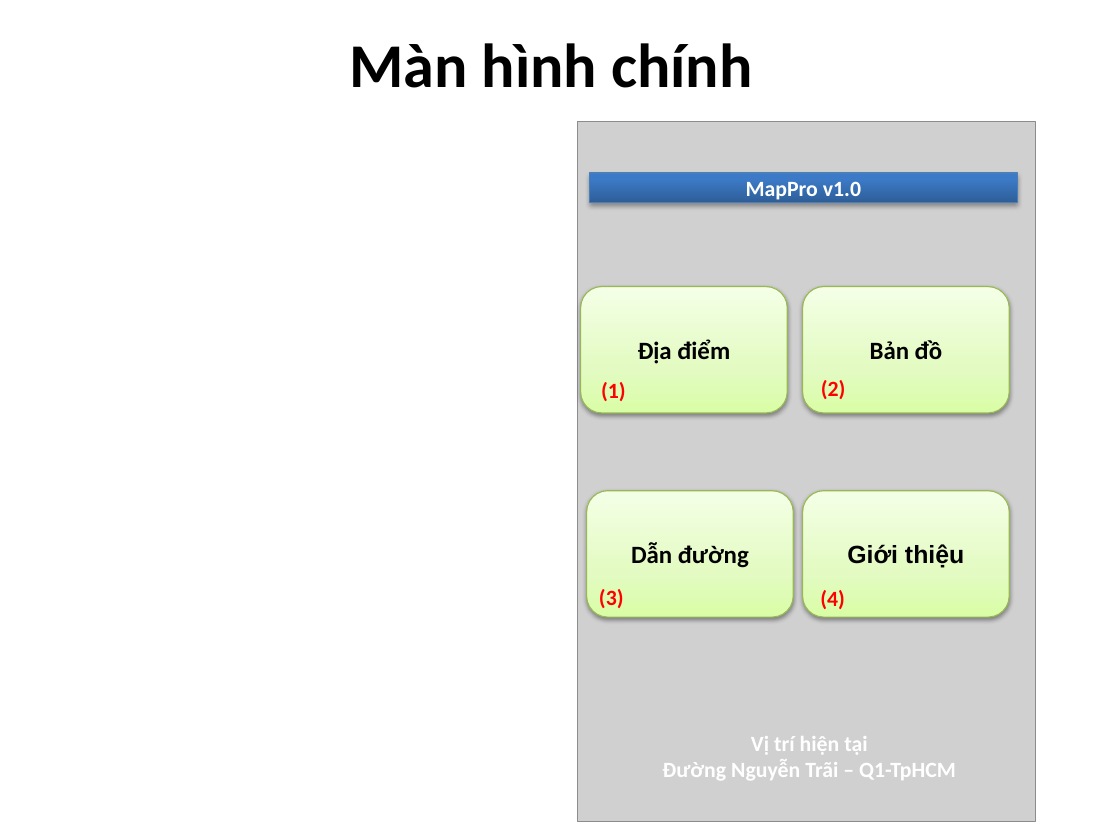
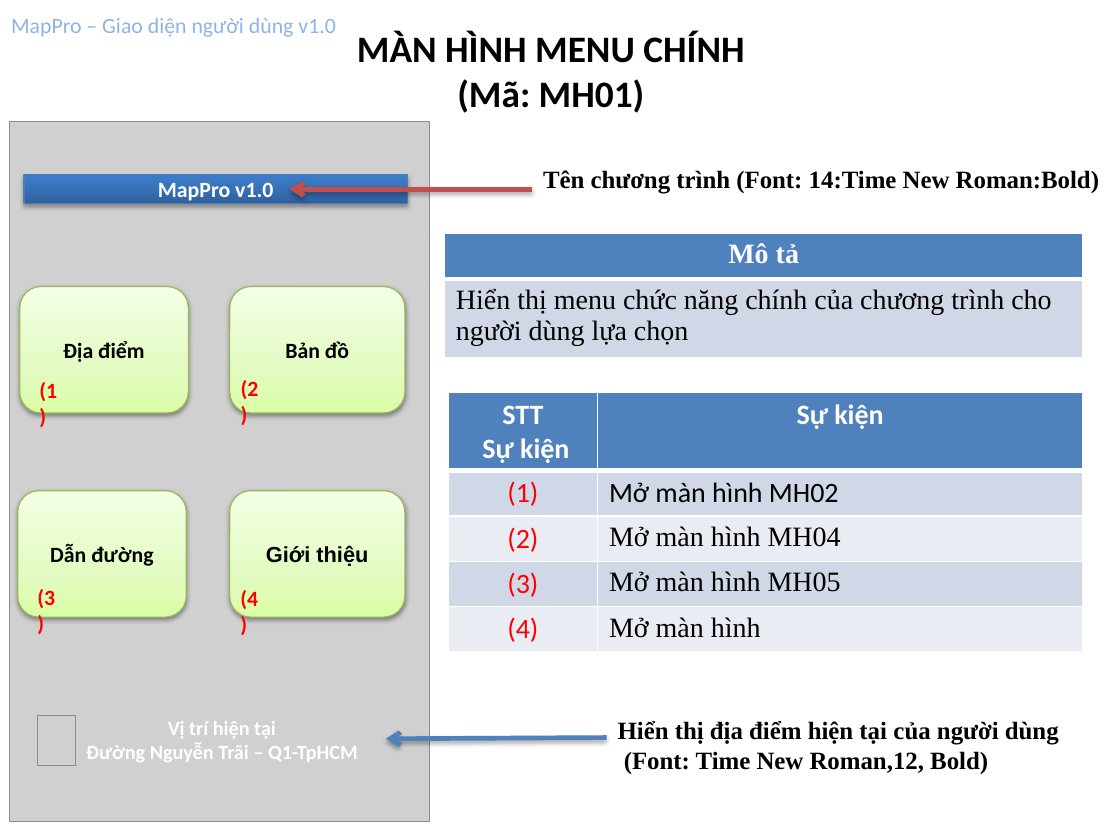
Before and after one commit to hungdien/google-map-api-and-map-on-android, a slide deck: slide 3 of Design/User Interface Design.pptx (slide 2 before the commit). Drawn at 1120x840 pixels with LibreOffice and Linux fonts; fonts in the diff are those of the drawing; grey boxes stand for pictures. Boxes give left, top, right and bottom in pixels: in the first picture for what was removed or moved away, otherwise in the second. Text is boxed around its words. In the diff, an @@ line names an element or a change of style, - is before the commit and + after.

```diff
--- a/Design/User Interface Design.pptx
+++ b/Design/User Interface Design.pptx
@@ text added at [11, 18, 335, 37], 14 pt, text #8EB4E3 @@
+MapPro – Giao diện người dùng v1.0
@@ text at [357, 31, 744, 113]: text changed; size 40 to 24 pt @@
-Màn hình chính
+MÀN HÌNH MENU CHÍNH
+(Mã: MH01)
@@ picture: place and size @@
-picture at [578, 121, 1036, 821]
+picture at [9, 121, 429, 821]
@@ rectangle "MapPro v1.0": place and size @@
-rectangle "MapPro v1.0" at [589, 172, 1017, 202]
+rectangle "MapPro v1.0" at [24, 175, 408, 204]
@@ text added at [543, 170, 1099, 194], 16 pt, text #000000, bold @@
+Tên chương trình (Font: 14:Time New Roman:Bold)
@@ arrow added from (532, 189) to (289, 189), #C0504D 3 pt @@
@@ table added at [445, 233, 1083, 357], 2 rows, 1 columns @@
+Mô tả
+Hiển thị menu chức năng chính của chương trình cho người dùng lựa chọn
@@ size 16 to 14 pt in 4 elements at [230, 287, 404, 413], [18, 491, 187, 617], [230, 491, 404, 617], [20, 287, 189, 413] @@
@@ rounded rectangle "Địa điểm": place and size @@
-rounded rectangle "Địa điểm" at [580, 287, 786, 413]
+rounded rectangle "Địa điểm" at [20, 287, 189, 413]
@@ rounded rectangle "Bản đồ": place and size @@
-rounded rectangle "Bản đồ" at [803, 287, 1009, 413]
+rounded rectangle "Bản đồ" at [230, 287, 404, 413]
@@ text "(1)" rewrapped from [601, 382, 626, 401] to [39, 382, 57, 401] @@
@@ text "(2)" rewrapped from [821, 380, 846, 399] to [241, 380, 259, 399] @@
@@ table added at [448, 392, 1083, 652], 5 rows, 2 columns @@
+STT / Sự kiện | Sự kiện
+(1) | Mở màn hình MH02
+(2) | Mở màn hình MH04
+(3) | Mở màn hình MH05
+(4) | Mở màn hình
@@ rounded rectangle "Dẫn đường": place and size @@
-rounded rectangle "Dẫn đường" at [587, 491, 793, 617]
+rounded rectangle "Dẫn đường" at [18, 491, 187, 617]
@@ rounded rectangle "Giới thiệu": place and size @@
-rounded rectangle "Giới thiệu" at [803, 491, 1009, 617]
+rounded rectangle "Giới thiệu" at [230, 491, 404, 617]
@@ text "(3)" rewrapped from [599, 589, 624, 608] to [37, 589, 55, 608] @@
@@ text "(4)" rewrapped from [820, 590, 845, 609] to [240, 590, 258, 609] @@
@@ picture added at [37, 716, 75, 765] @@
@@ text "Vị trí hiện tại": place and size @@
-text "Vị trí hiện tại" at [662, 736, 956, 780]
+text "Vị trí hiện tại" at [86, 721, 358, 762]
@@ text "Vị trí hiện tại" at [86, 721, 358, 762]: size 14 to 13 pt @@
@@ arrow added from (607, 738) to (386, 739), #4F81BD 3 pt @@
@@ text added at [618, 721, 1059, 774], 16 pt, text #000000, bold @@
+Hiển thị địa điểm hiện tại của người dùng
+(Font: Time New Roman,12, Bold)
```
Also in this commit, not shown: 5 other slides changed, 5 slides added, 3 slides removed.
